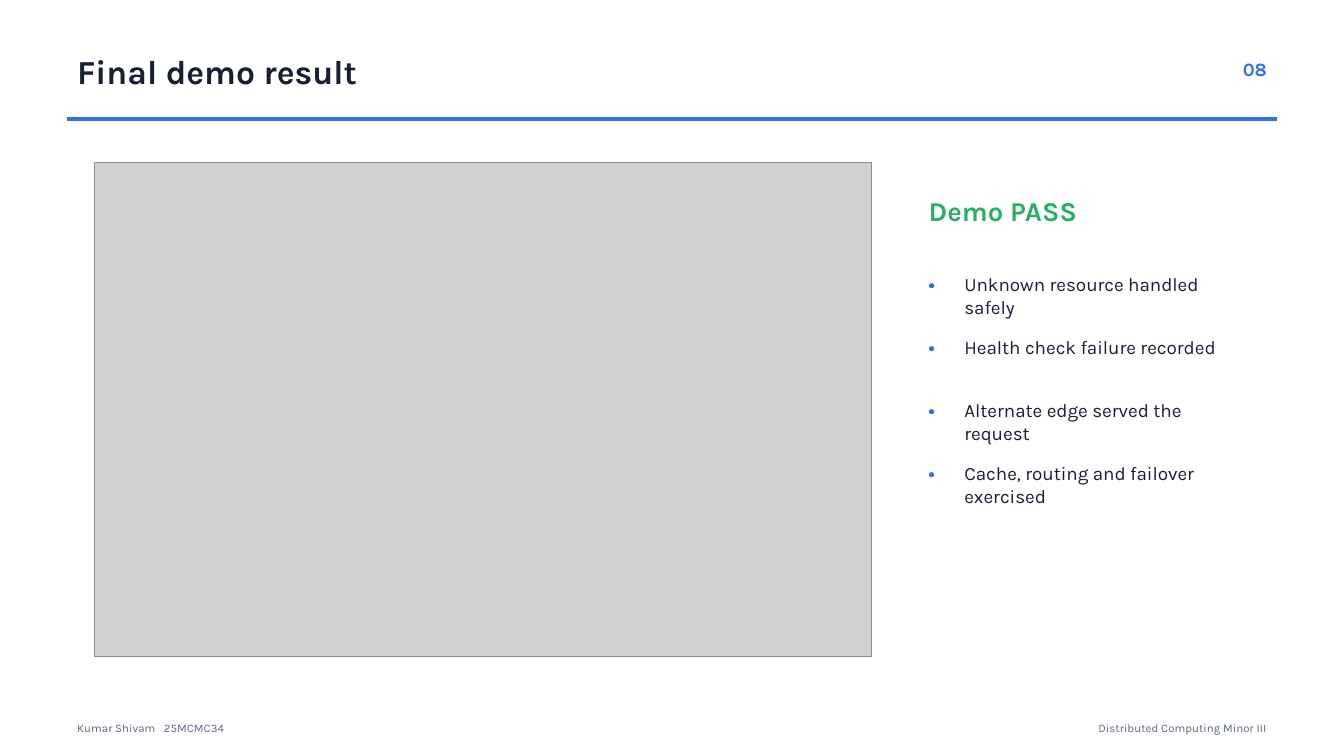
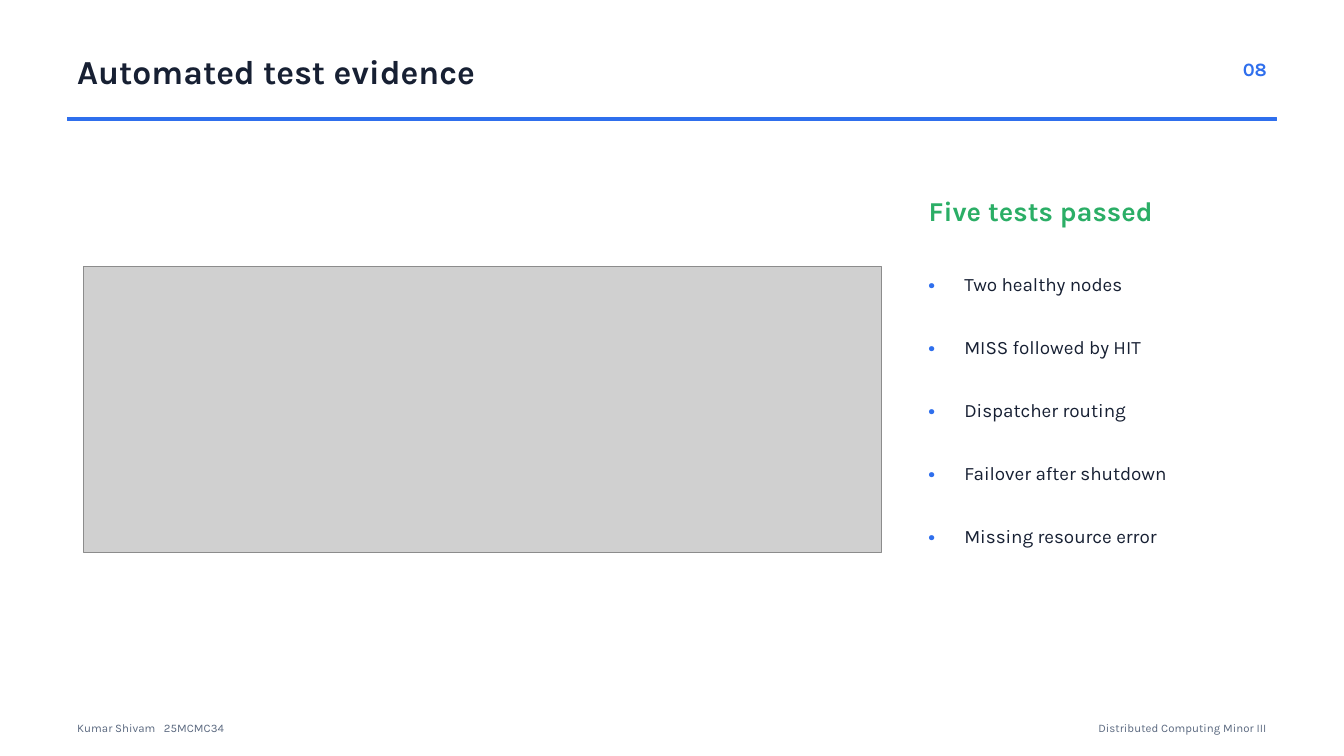
Before and after one commit to 25mcmc34-kumarshivam/Cloudflare-Workers-DC-PROJECT, a slide deck: slide 8 of presentation/Cloudflare_Workers_EdgeFlow_25MCMC34.pptx. Drawn at 1344x756 pixels with LibreOffice and Linux fonts; fonts in the diff are those of the drawing; grey boxes stand for pictures. Boxes give left, top, right and bottom in pixels: in the first picture for what was removed or moved away, otherwise in the second. Text is boxed around its words. In the diff, an @@ line names an element or a change of style, - is before the commit and + after.

Commit message:
Add real PC automated test screenshot

```diff
--- a/presentation/Cloudflare_Workers_EdgeFlow_25MCMC34.pptx
+++ b/presentation/Cloudflare_Workers_EdgeFlow_25MCMC34.pptx
@@ text at (77,60,475,85): text changed @@
-Final demo result
+Automated test evidence
@@ text at (929,201,1153,228): text changed @@
-Demo PASS
+Five tests passed
@@ picture: place and size @@
-picture at (94,162,872,656)
+picture at (84,267,882,553)
@@ text at (964,278,1122,296): text changed @@
-Unknown resource handled safely
+Two healthy nodes
@@ text at (964,341,1140,359): text changed @@
-Health check failure recorded
+MISS followed by HIT
@@ text at (964,404,1126,422): text changed @@
-Alternate edge served the request
+Dispatcher routing
@@ text at (964,467,1166,481): text changed @@
-Cache, routing and failover exercised
+Failover after shutdown
@@ text added at (919,520,948,559), 13.5 pt, text #2F6FED, bold @@
+•
@@ text added at (964,530,1156,548), 13.5 pt, text #172033 @@
+Missing resource error
```
Also in this commit, not shown: 3 other files.
